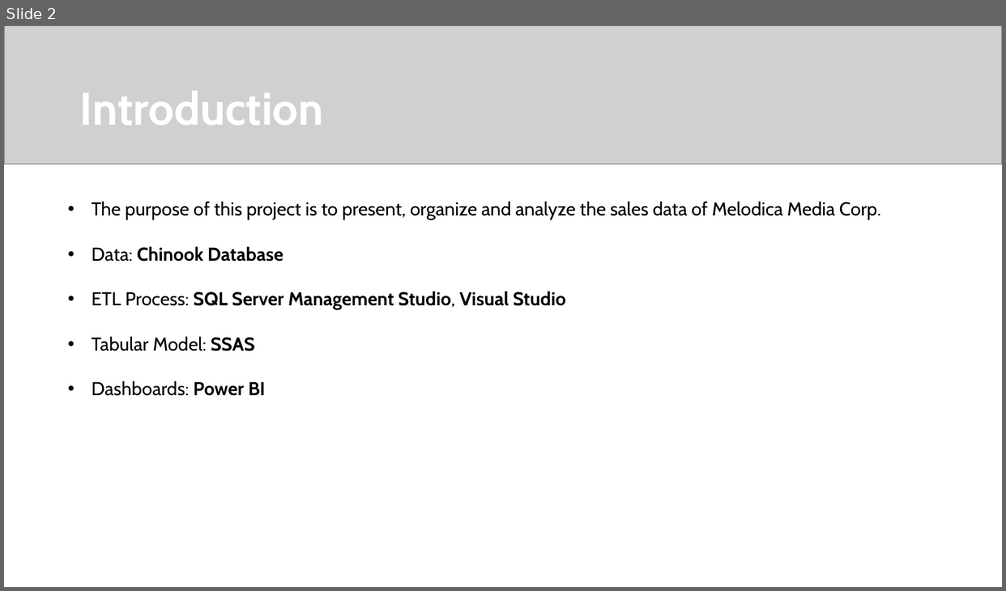
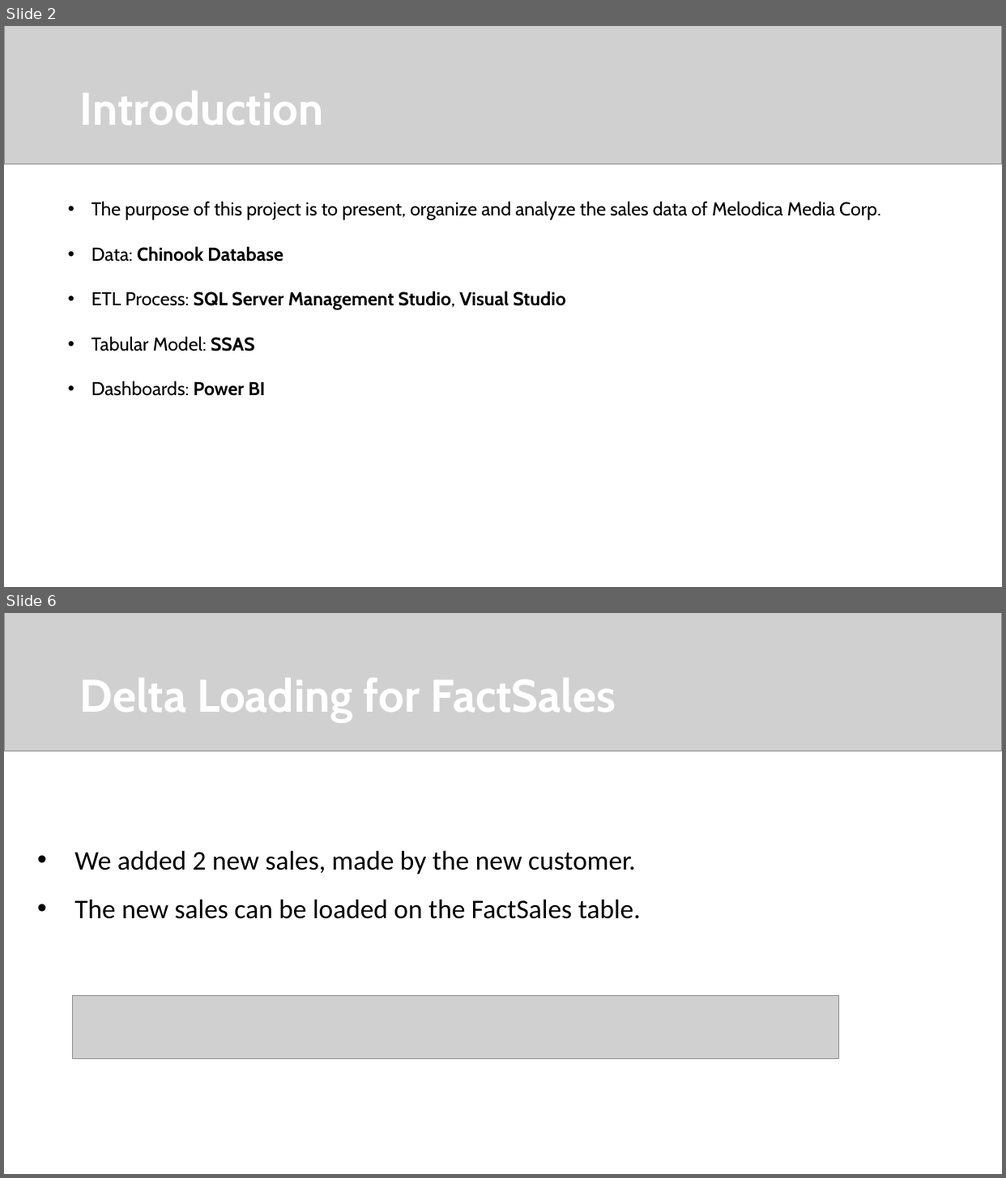
Before and after one commit to kostaGRG/ChinookDW, a slide deck: Deliverables/F) PowerPoint Presentation/Project Assignment.pptx. Shown one above the other, each under a label of ours: slide 2 before the commit, slides 2 and 6 after it; the slides between them are not shown. The pictures are 1006x591 and 1006x1178 pixels, drawn with LibreOffice and Linux fonts; fonts in the diff are those of the drawing; grey boxes stand for pictures. Boxes give left, top, right and bottom in pixels: in the first picture for what was removed or moved away, otherwise in the second. Text is boxed around its words. In the diff, an @@ line names an element or a change of style, - is before the commit and + after.

```diff
--- a/Deliverables/F) PowerPoint Presentation/Project Assignment.pptx
+++ b/Deliverables/F) PowerPoint Presentation/Project Assignment.pptx
@@ slide 6 added at <box>4,613,1002,1174</box>, background #FFFFFF @@
@@ picture added at <box>4,613,1002,752</box> @@
@@ title added at <box>80,678,616,722</box>, 44 pt, text #FFFFFF, bold @@
+Delta Loading for FactSales
@@ text added at <box>74,851,641,919</box>, 26 pt, text #000000 @@
+• We added 2 new sales, made by the new customer.
+• The new sales can be loaded on the FactSales table.
@@ picture added at <box>73,995,839,1059</box> @@
```
Also in this commit, not shown: 1 slide changed, 2 other slides added.
